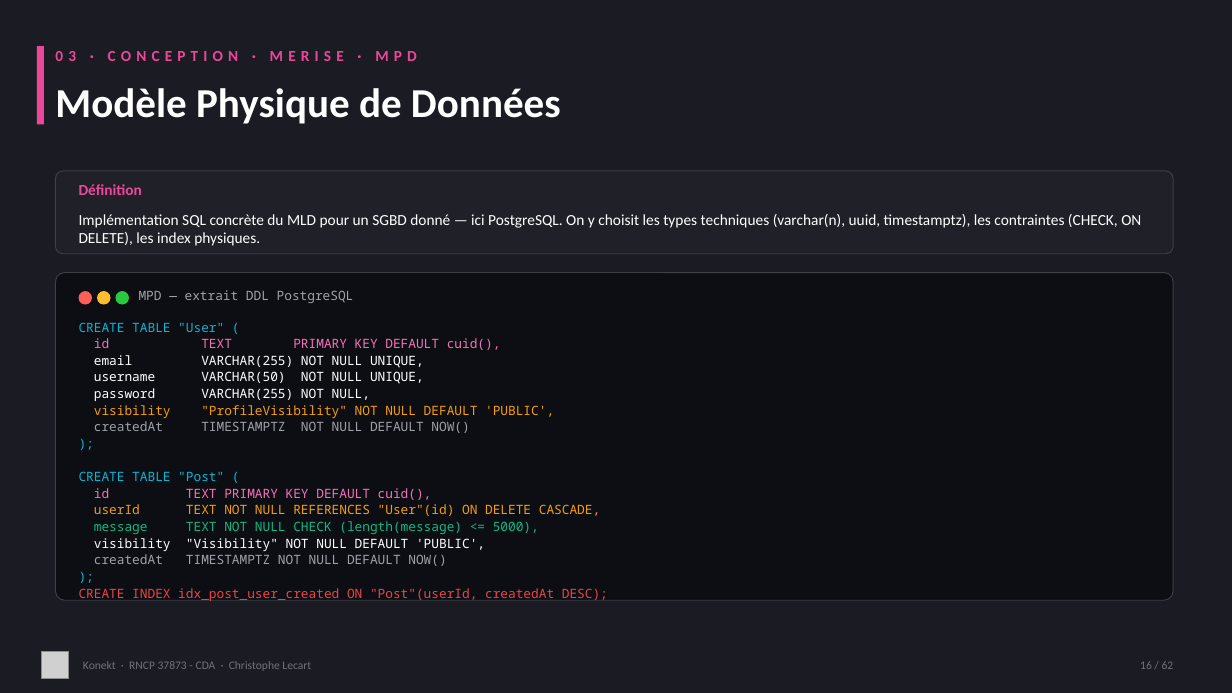
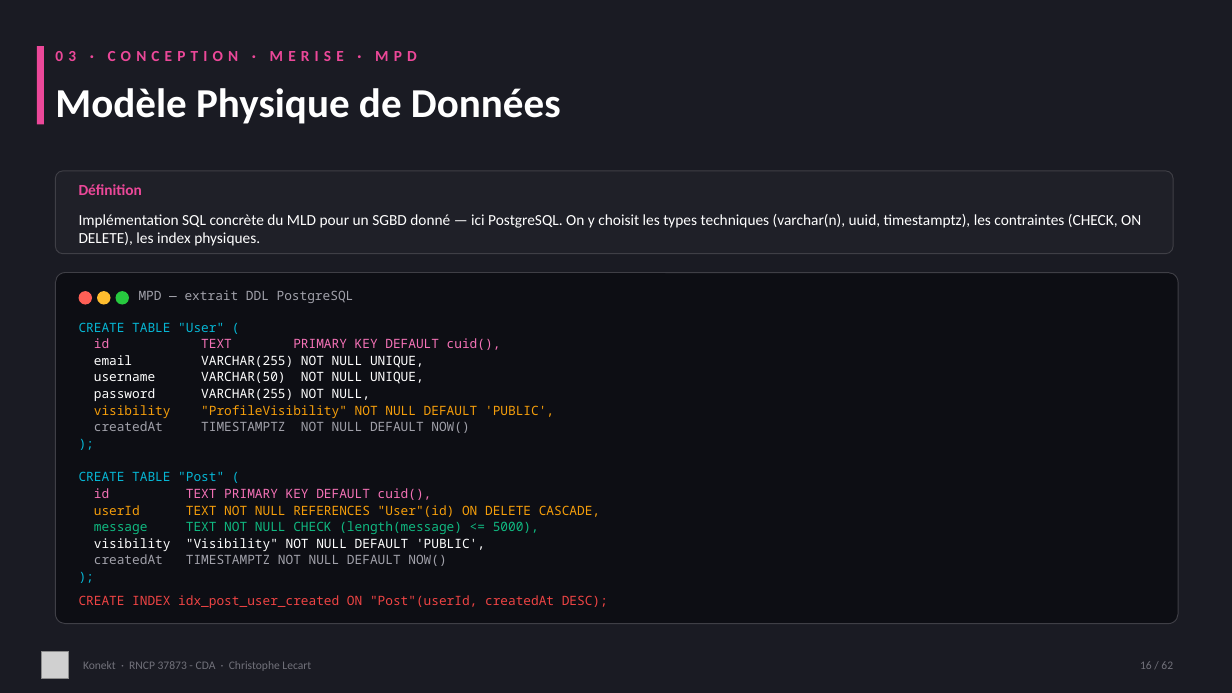
Before and after one commit to CLecart/social-network, a slide deck: slide 16 of dossier-certification/00-presentation/Konekt_RNCP_37873_Support_Visuel.pptx. Drawn at 1232x693 pixels with LibreOffice and Linux fonts; fonts in the diff are those of the drawing; grey boxes stand for pictures. Boxes give left, top, right and bottom in pixels: in the first picture for what was removed or moved away, otherwise in the second. Text is boxed around its words. In the diff, an @@ line names an element or a change of style, - is before the commit and + after.

```diff
--- a/dossier-certification/00-presentation/Konekt_RNCP_37873_Support_Visuel.pptx
+++ b/dossier-certification/00-presentation/Konekt_RNCP_37873_Support_Visuel.pptx
@@ rounded rectangle: place and size @@
-rounded rectangle at (55,273,1174,601)
+rounded rectangle at (55,273,1178,624)
@@ text "CREATE INDEX idx_post_user_created ON "Post"(userId, ...": place and size @@
-text "CREATE INDEX idx_post_user_created ON "Post"(userId, ..." at (79,588,608,601)
+text "CREATE INDEX idx_post_user_created ON "Post"(userId, ..." at (79,595,608,608)
```
Also in this commit, not shown: 7 other slides changed.
